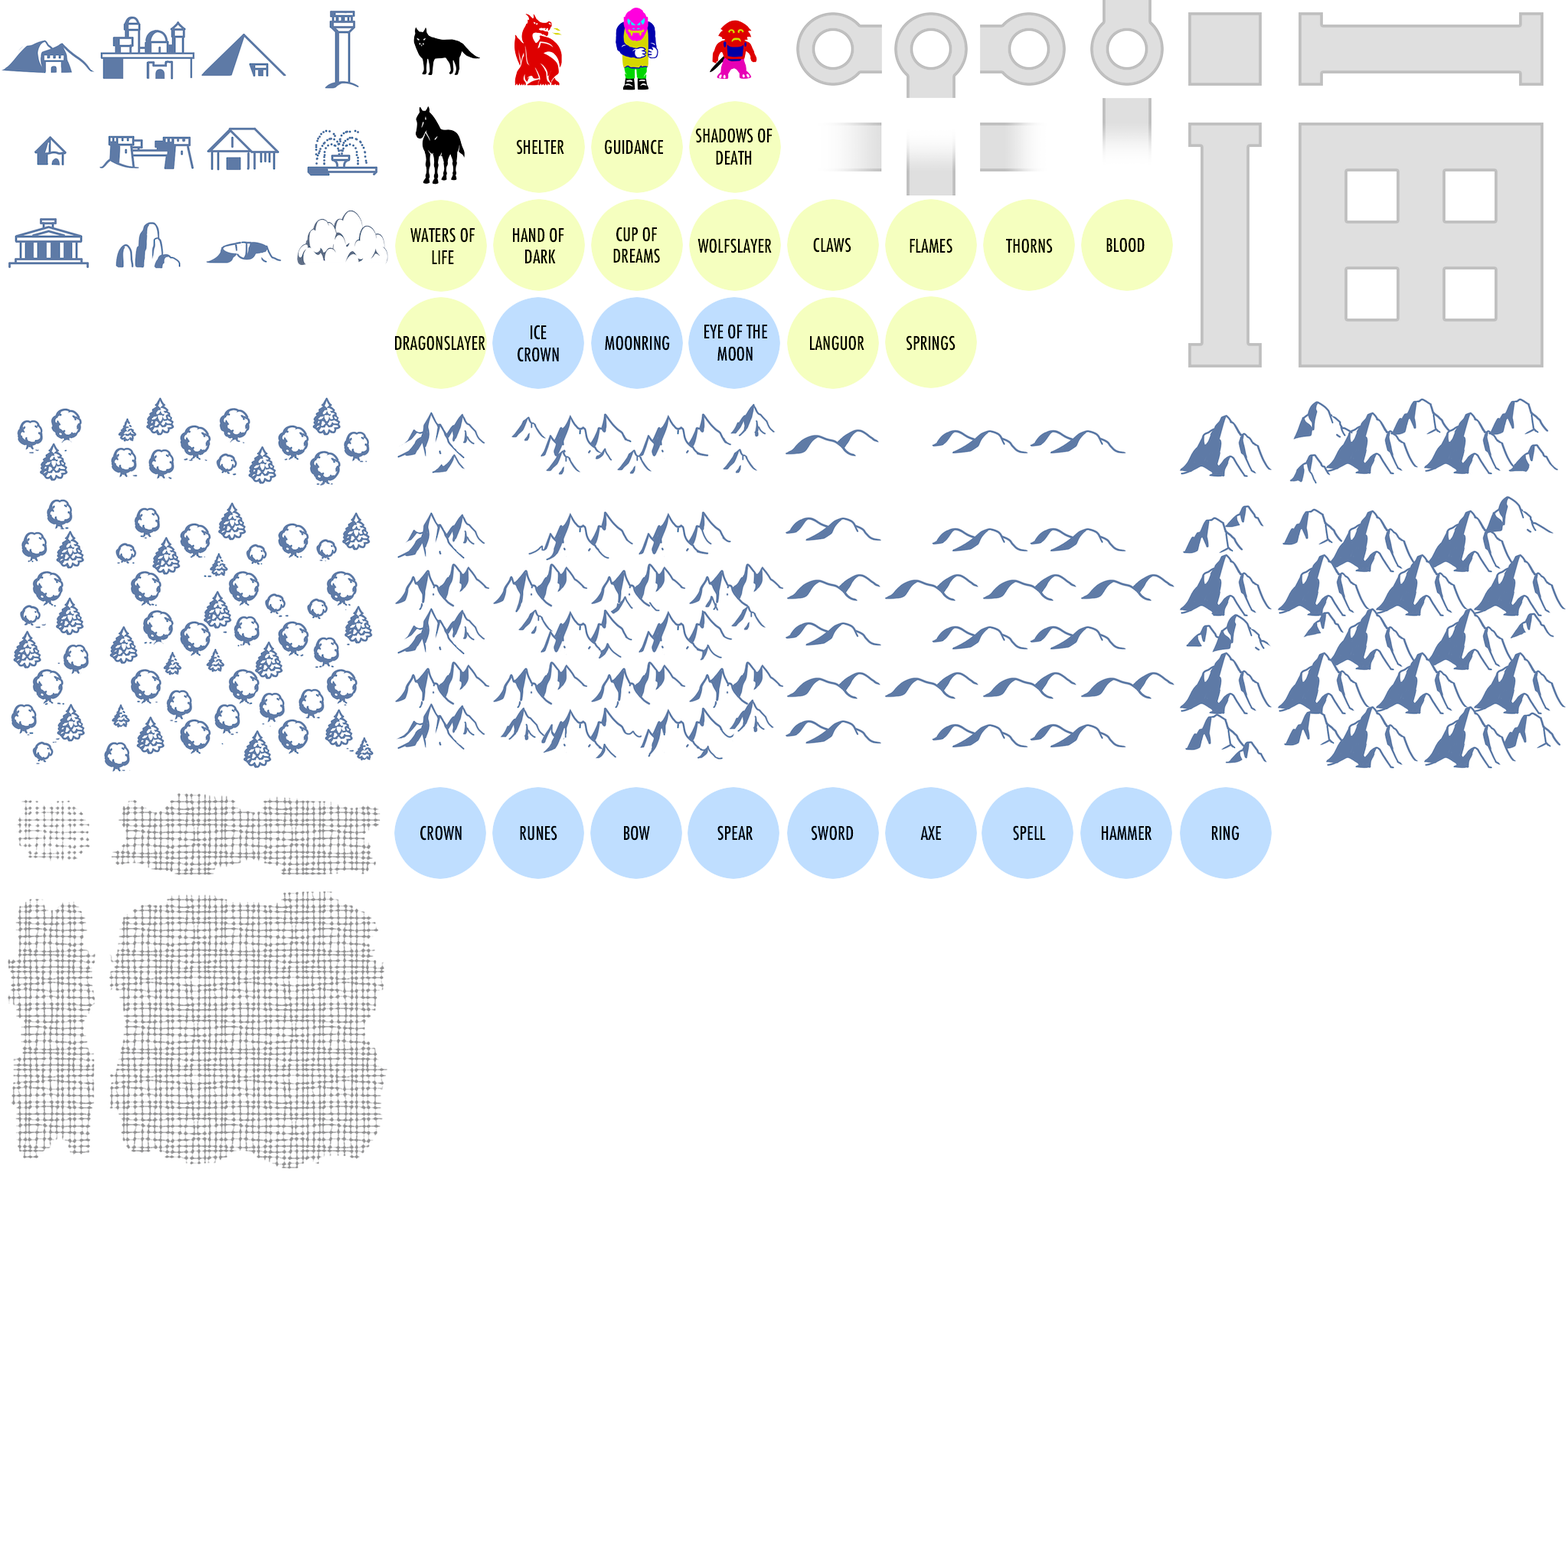
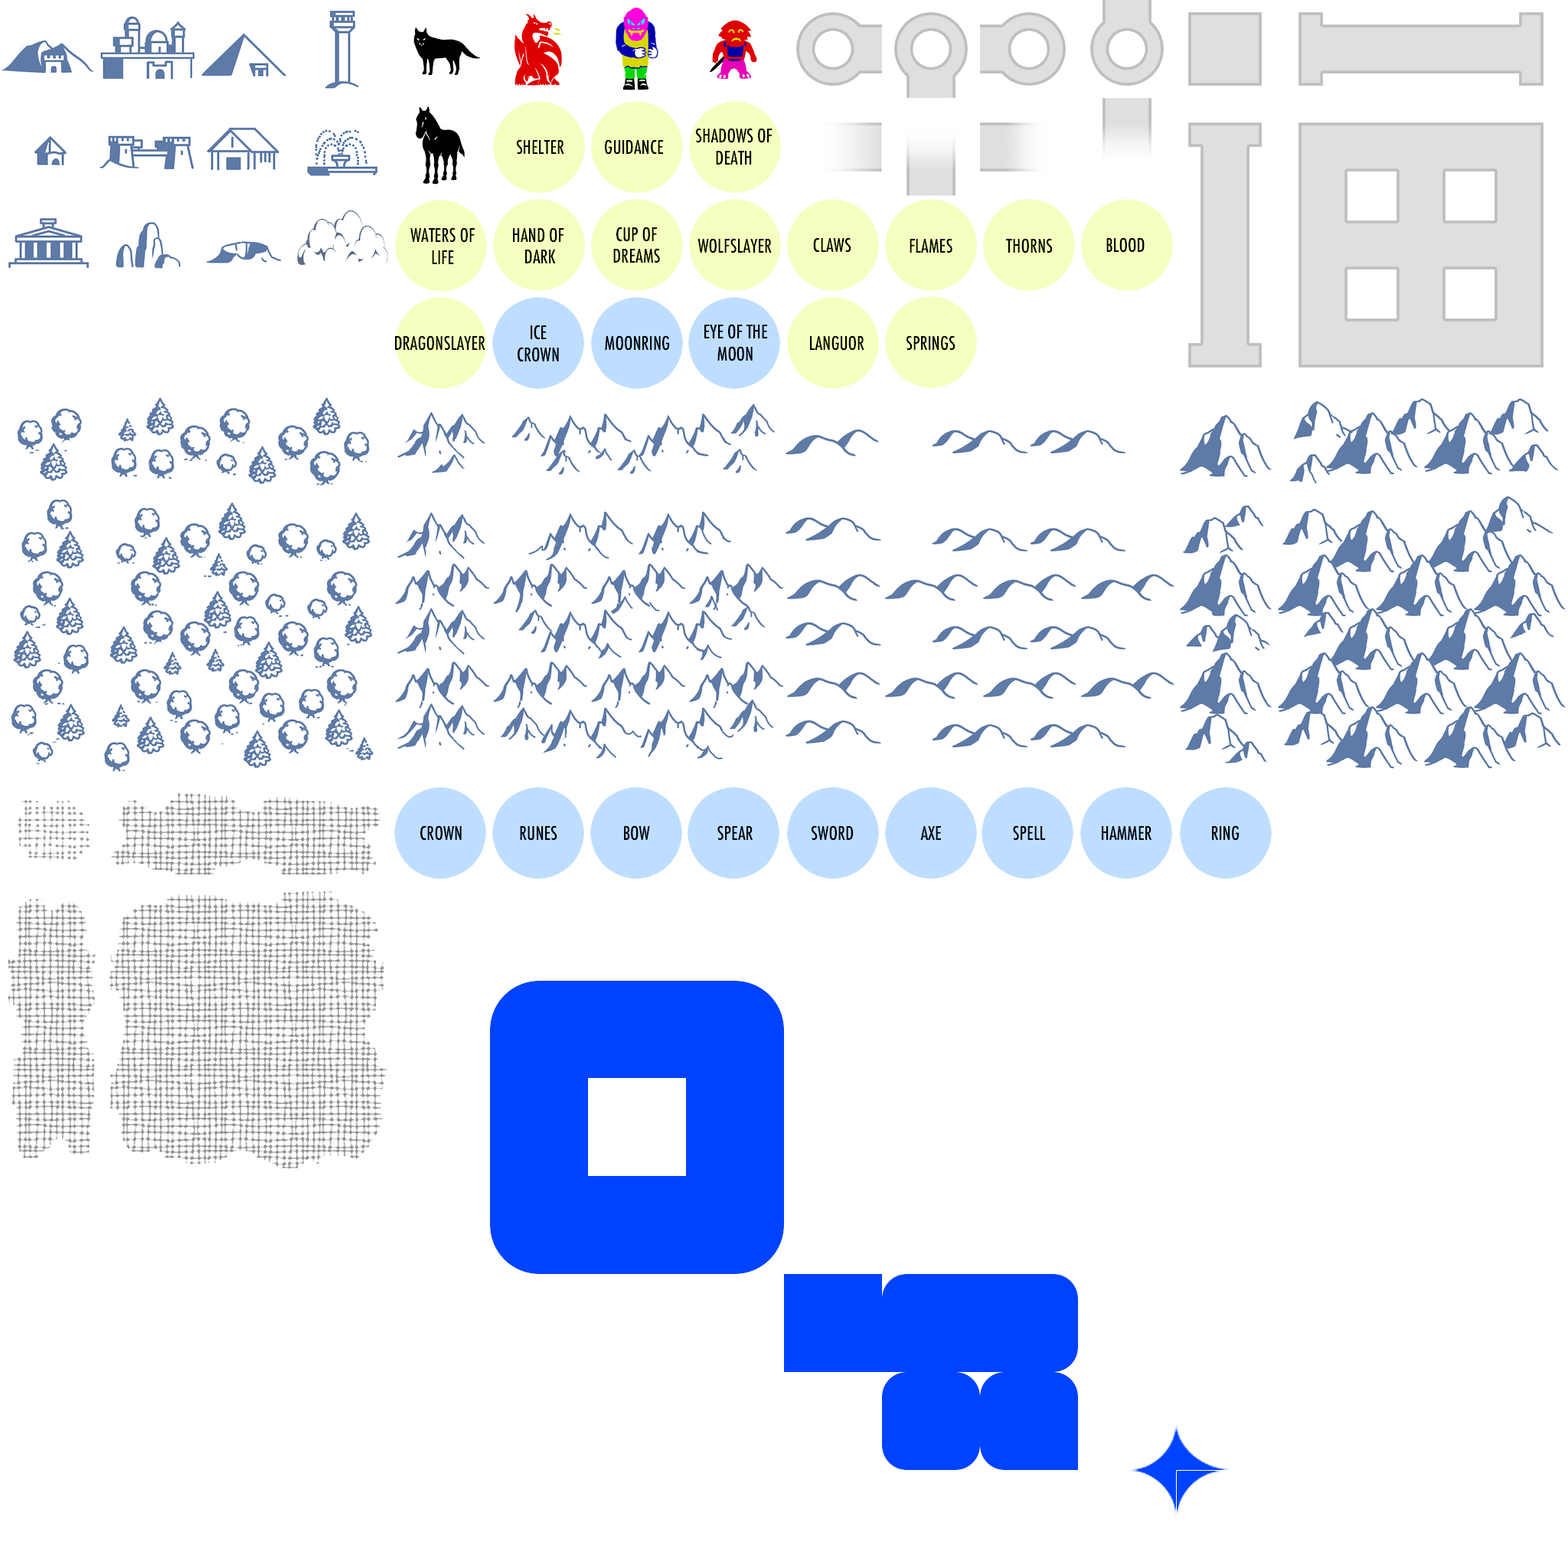
Revision of a layered 1568 x 1568 image; what changed, layer by layer:
added layer "Layer 17 copy 3" above "Rectangle 4" over [1130, 1424, 1176, 1470]
added layer "Rectangle 4" above "Rectangle 3" over [882, 1274, 980, 1372]
added layer "Rectangle 3" above "Rectangle 2" over [882, 1372, 980, 1470]
added layer "Rectangle 2" above "Rectangle 1 copy" over [980, 1372, 1078, 1470]
added layer "Rectangle 1 copy" above "Layer 17 copy 2" over [980, 1274, 1078, 1372]
added layer "Layer 17 copy 2" above "Layer 17 copy" over [1176, 1423, 1232, 1470]
added layer "Layer 17 copy" above "Layer 17" over [1129, 1470, 1176, 1516]
added layer "Layer 17" above "Layer 22" over [1176, 1470, 1223, 1517]
added layer "Layer 22" above "Water" over [784, 1274, 882, 1372]
added layer "Water" above "map_rest" over [490, 980, 784, 1274]